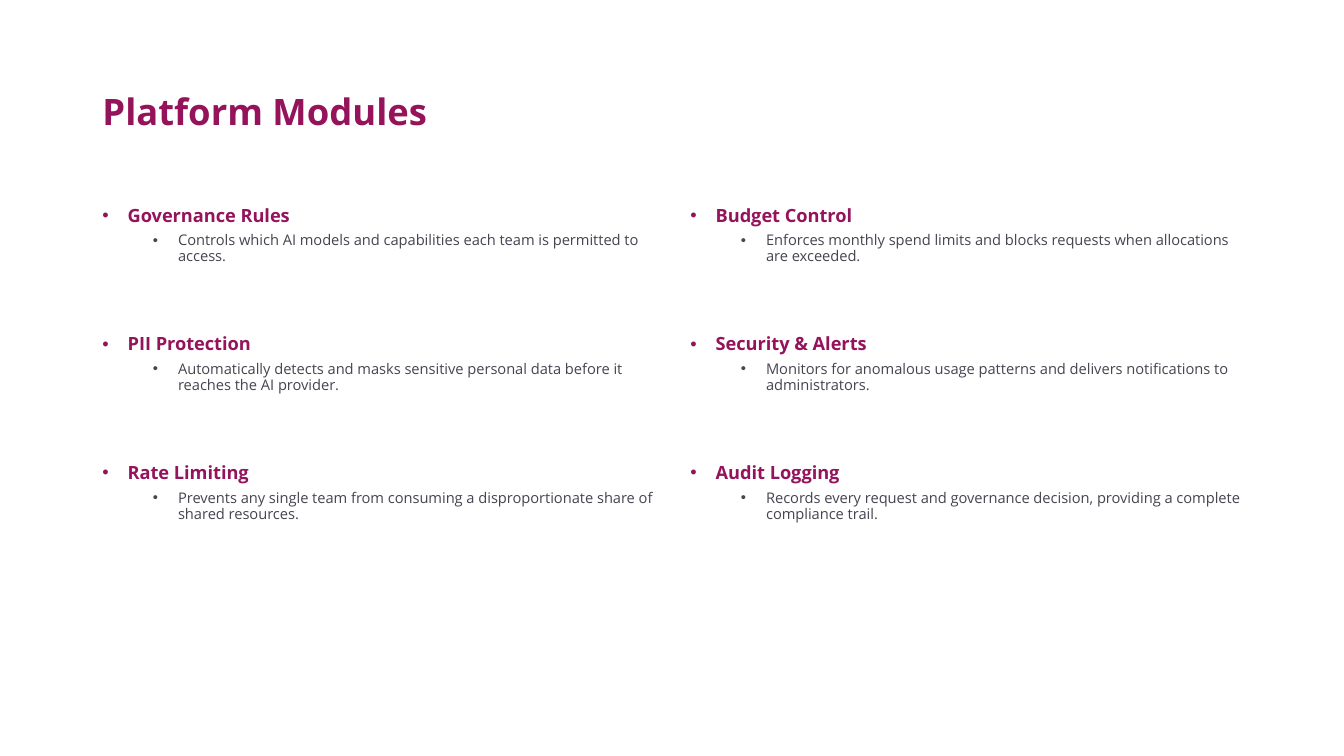
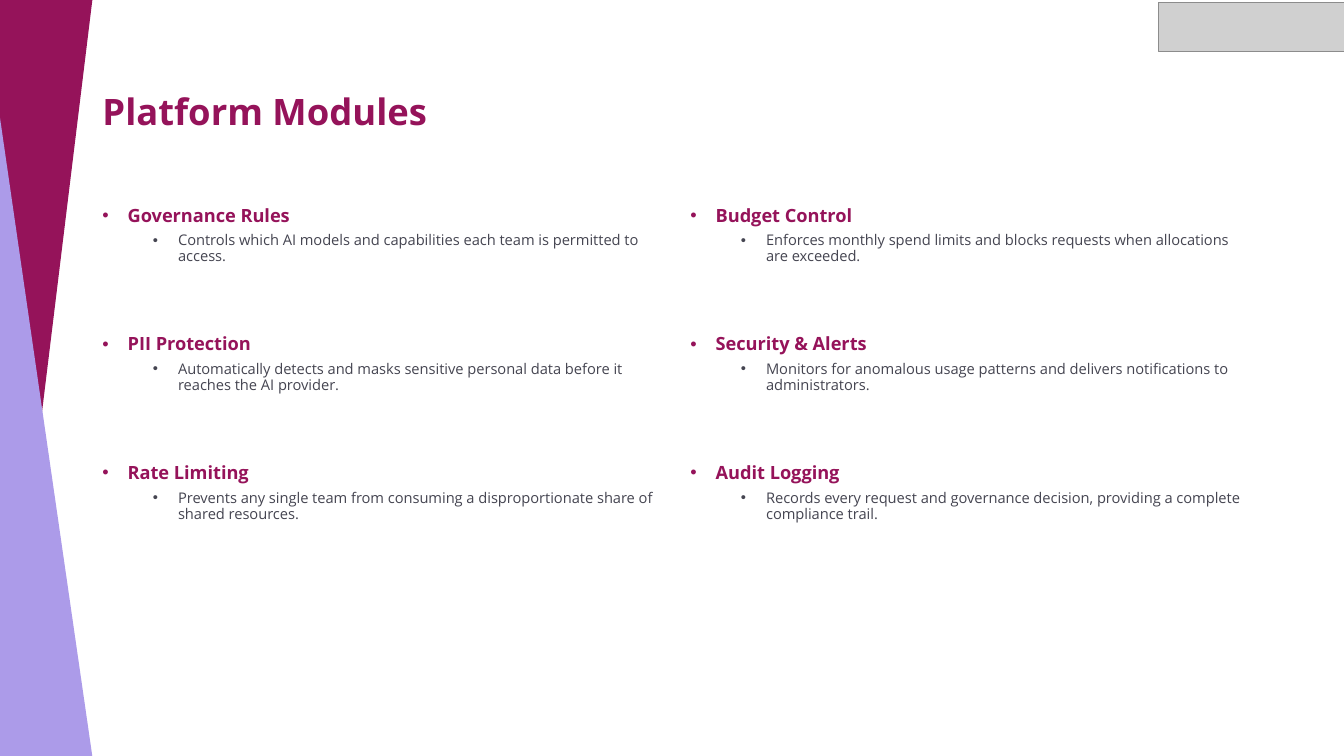
Before and after one commit to Surbhiampera/aigovernance_backend, a slide deck: slide 5 of Ampera AI Governance - Presentation.pptx. Drawn at 1344x756 pixels with LibreOffice and Linux fonts; fonts in the diff are those of the drawing; grey boxes stand for pictures. Boxes give left, top, right and bottom in pixels: in the first picture for what was removed or moved away, otherwise in the second. Text is boxed around its words. In the diff, an @@ line names an element or a change of style, - is before the commit and + after.

```diff
--- a/Ampera AI Governance - Presentation.pptx
+++ b/Ampera AI Governance - Presentation.pptx
@@ right triangle added at bbox=[0, 0, 93, 756], fill #95135A @@
@@ picture added at bbox=[1158, 2, 1344, 51] @@
@@ right triangle added at bbox=[0, 118, 93, 756], fill #AC9BE9 @@
```
Also in this commit, not shown: 1 other slide changed, 5 other files.
